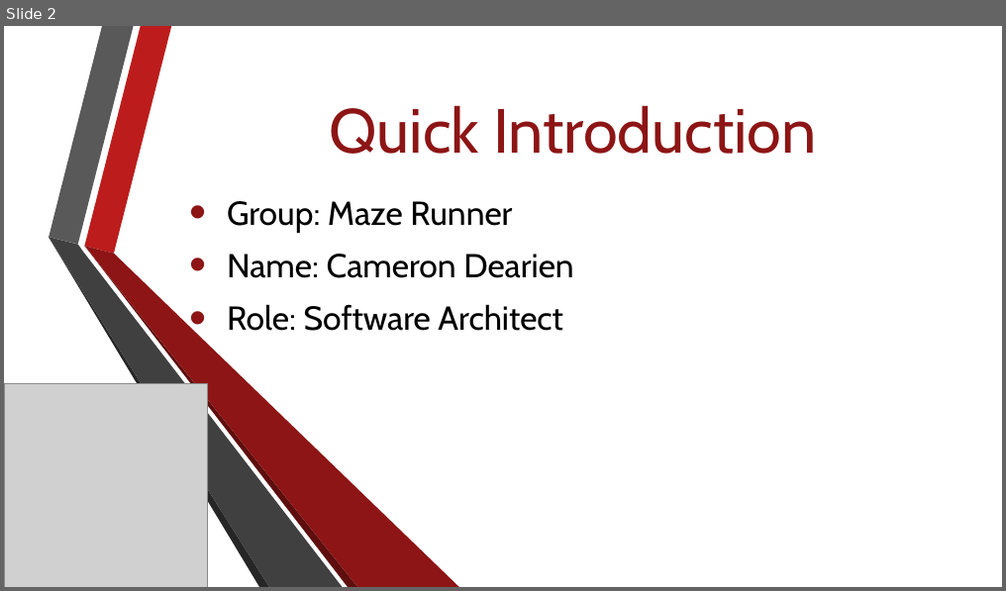
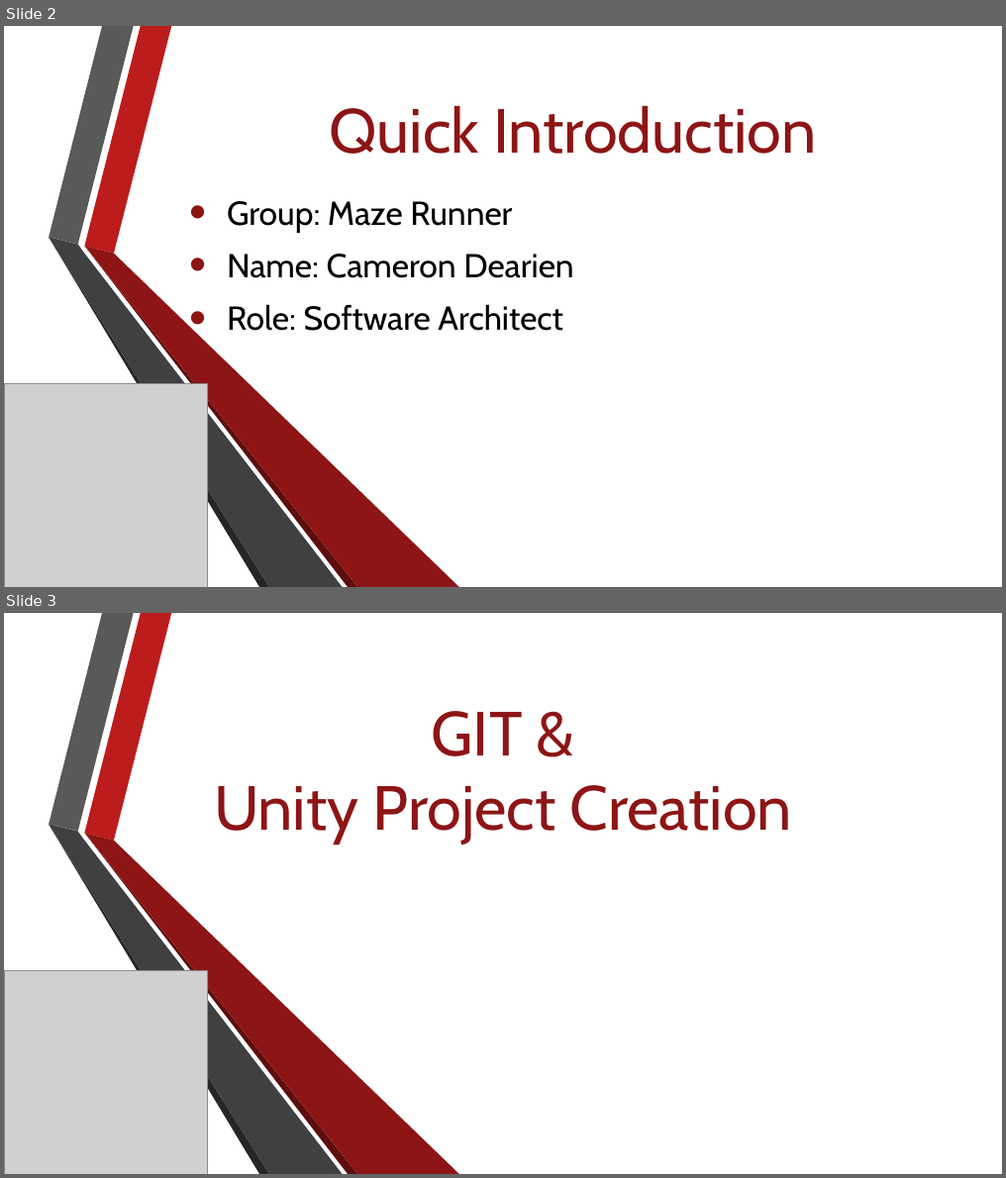
Before and after one commit to Jacob-Friedberg/Maze_Runner, a slide deck: Documents/group_lead_2_presentation.pptx. Shown one above the other, each under a label of ours: slide 2 before the commit, slides 2 and 3 after it. The pictures are 1006x591 and 1006x1178 pixels, drawn with LibreOffice and Linux fonts; fonts in the diff are those of the drawing; grey boxes stand for pictures; background and template pictures are left out. Boxes give left, top, right and bottom in pixels: in the first picture for what was removed or moved away, otherwise in the second. Text is boxed around its words. In the diff, an @@ line names an element or a change of style, - is before the commit and + after.

```diff
--- a/Documents/group_lead_2_presentation.pptx
+++ b/Documents/group_lead_2_presentation.pptx
@@ slide 3 added at bbox=[4, 613, 1002, 1174], background picture (left out); not listed: 6 template elements that a slide beside it also shows @@
@@ text added at bbox=[214, 711, 792, 845], 60 pt, text #8D1515 @@
+GIT &
+Unity Project Creation
@@ picture added at bbox=[4, 970, 208, 1174] @@
```
Also in this commit, not shown: 2 slides changed, 5 other slides added, 7 slides removed.
